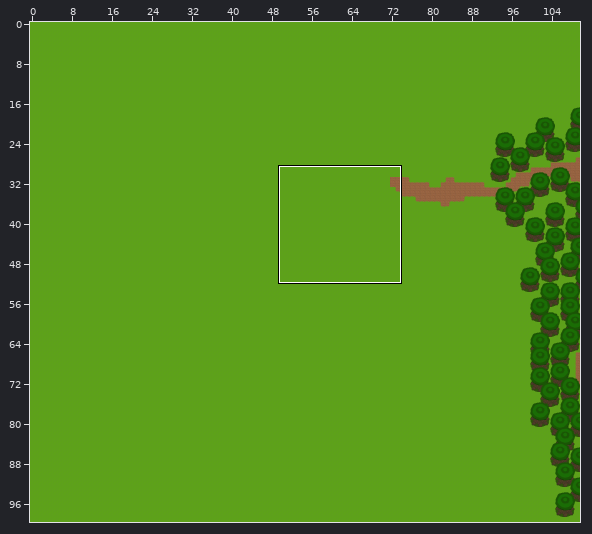
Tiled map -- game/assets/area1.tmx. The first picture is a wide view before the edit; the outline marks the close-up.
Close-up. Old version:
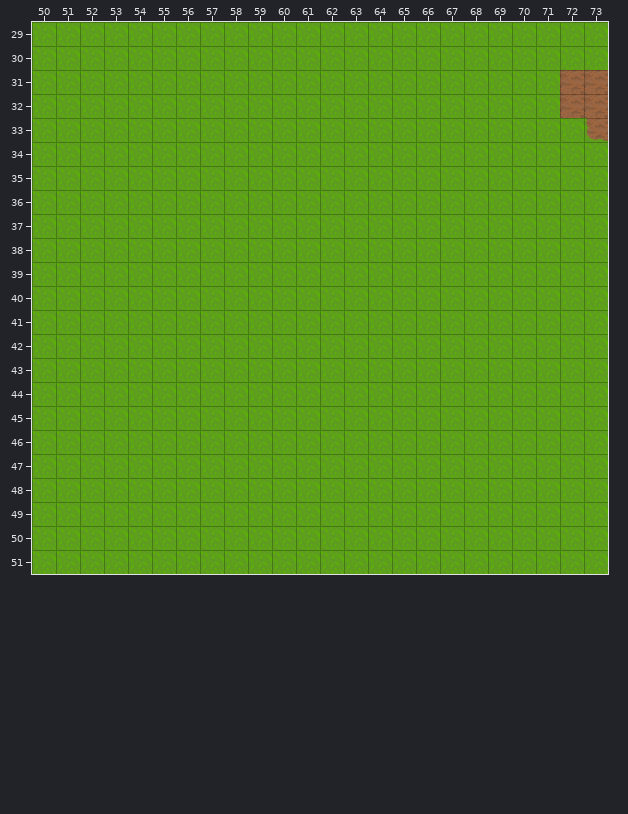
Cells are 32x32 px. Shown: x 50..73, y 29..51. The commit also changed other parts of the map, which this record leaves out.
The same view after the edit:
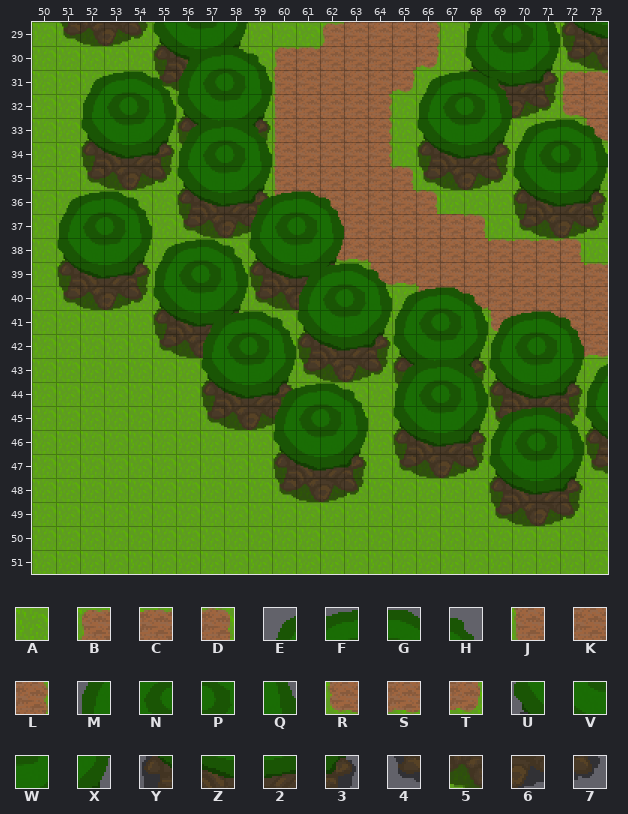
Key: from "tileset32": A 0, B 1, C 2, D 3, E 6, F 7, G 8, H 9, J 11, K 12, L 13, M 16, N 17, P 18, Q 19, R 21, S 22, T 23, U 26, V 27, W 28, X 29, Y 36, Z 37, 2 38, 3 39, 4 46, 5 47, 6 48, 7 49.
_ is an empty cell, # one hidden under a higher layer.
See-through tiles are keyed as they look on the map.
From old to new:
Layer "background":
y 29: x 62..66 AAAAA -> BKKKL
y 30: x 60..66 AAAAAAA -> BCKKKKT
y 31: x 60..65 AAAAAA -> JKKKKT; x 72..73 KK -> BC
y 32: x 60..64 AAAAA -> JKKKL; x 72 K -> R
y 33..34: x 60..64 AAAAA -> JKKKL
y 35: x 60..65 AAAAAA -> JKKKKD
y 36: x 60..66 AAAAAAA -> JKKKKKD
y 37: x 60..68 AAAAAAAAA -> ##KKKKKKD
y 38: x 62..72 AAAAAAAAAAA -> RSKKKKKCCCD
y 39: x 64..73 AAAAAAAAAA -> RSKKKKKKKC
y 40: x 66..73 AAAAAAAA -> RSSKKKKK
y 41: x 69..73 AAAAA -> RSKKK
y 42: x 71..73 AAA -> #SS
Layer "world_bottom":
y 29: x 51..54 ____ -> 4567; x 68 _ -> 4; x 71..73 ___ -> 7YZ
y 30: x 55..58 ____ -> YZ23; x 72..73 __ -> 45
y 31: x 55..56 __ -> 45; x 68..71 ____ -> YZ23
y 32: x 69..71 ___ -> 567
y 33: x 56..59 ____ -> YZ23
y 34: x 52..56 _____ -> YZ234; x 59 _ -> 7; x 66..69 ____ -> YZ23
y 35: x 52..55 ____ -> 4567; x 66..69 ____ -> 4567
y 36: x 56..59 ____ -> YZ23; x 70..73 ____ -> YZ23
y 37: x 56..59 ____ -> 4567; x 70..73 ____ -> 4567
y 39: x 51..54 ____ -> YZ23; x 59..62 ____ -> YZ23
y 40: x 51..54 ____ -> 4567; x 59..61 ___ -> 456
y 41: x 55..58 ____ -> YZ23
y 42: x 55..57 ___ -> 456; x 61..64 ____ -> YZ23
y 43: x 61..68 ________ -> 4567YZ23
y 44: x 57..60 ____ -> YZ23; x 65 _ -> 4; x 68..72 _____ -> 7YZ23
y 45: x 57..60 ____ -> 4567; x 69..72 ____ -> 4567
y 46: x 65..68 ____ -> YZ23; x 73 _ -> Y
y 47: x 60..63 ____ -> YZ23; x 65..68 ____ -> 4567; x 73 _ -> 4
y 48: x 60..63 ____ -> 4567; x 69..72 ____ -> YZ23
y 49: x 69..72 ____ -> 4567
Layer "world":
y 29: x 55..58 ____ -> UVWX; x 68..71 ____ -> MNPQ
y 30: x 56..59 ____ -> EFGH; x 68..71 ____ -> UVWX
y 31: x 52..59 ________ -> EFGHMNPQ; x 66..69 ____ -> EFGH
y 32: x 52..59 ________ -> MNPQUVWX; x 66..69 ____ -> MNPQ
y 33: x 52..59 ________ -> UVWXEFGH; x 66..73 ________ -> UVWXEFGH
y 34: x 56..59 ____ -> MNPQ; x 70..73 ____ -> MNPQ
y 35: x 56..59 ____ -> UVWX; x 70..73 ____ -> UVWX
y 36: x 51..54 ____ -> EFGH; x 59..62 ____ -> EFGH
y 37: x 51..54 ____ -> MNPQ; x 59..62 ____ -> MNPQ
y 38: x 51..62 ____________ -> UVWXEFGHUVWX
y 39: x 55..58 ____ -> MNPQ; x 61..64 ____ -> EFGH
y 40: x 55..58 ____ -> UVWX; x 61..68 ________ -> MNPQEFGH
y 41: x 57..72 ________________ -> EFGHUVWXMNPQEFGH
y 42: x 57..60 ____ -> MNPQ; x 65..72 ________ -> UVWXMNPQ
y 43: x 57..60 ____ -> UVWX; x 65..73 _________ -> EFGHUVWXE
y 44: x 60..63 ____ -> EFGH; x 65..68 ____ -> MNPQ; x 73 _ -> M
y 45: x 60..63 ____ -> MNPQ; x 65..73 _________ -> UVWXEFGHU
y 46: x 60..63 ____ -> UVWX; x 69..72 ____ -> MNPQ
y 47: x 69..72 ____ -> UVWX
Pixel boxes of the changes (left, top, right, bottom) in both close-ups:
changed: (57, 22, 608, 526)
